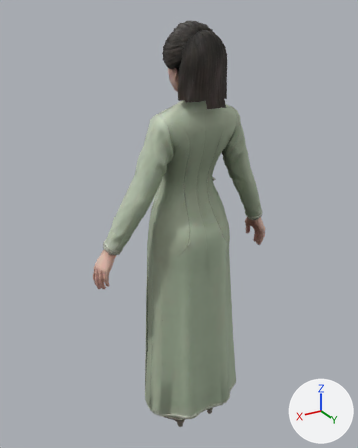
A saved change to the glTF model assets/models/lanh.glb.
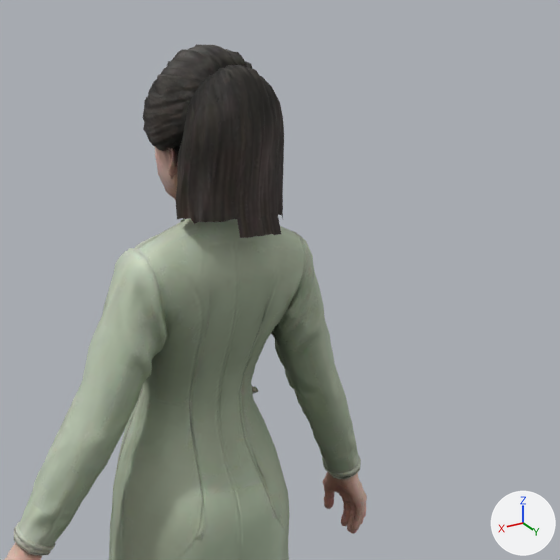
Each version appears first whole from a 50 mm camera at (0.547, 0.858, 0.977) aimed at (0.015, -0.028, 0.534), and next in a close-up on the part from 27% to 99% of the width and 0% to 57% of the height. The lights are fixed; the arrows at lower right show +X, +Y and +Z. The last two pictures show the newer version. Vertices at exactly the same position are counted once.

Objects in the first close-up: 'tripo_node_592e58f4-48ba-478d-adef-c2f503a419ab', 'tripo_node_5fddd148-0528-42b6-88d8-6da7d5ac3bc6'.
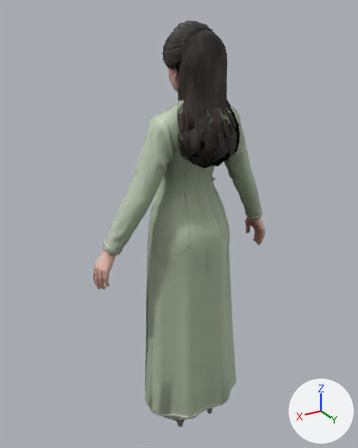
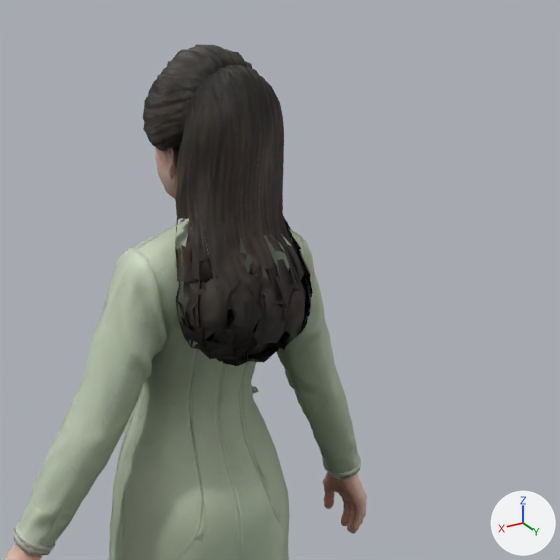
The change, as a list of edits to the scene's bpy script:
```text
Change me_tripo_mesh_5fddd148_0528_42b6_88d8_6da7d5ac3bc6:
    used by ob_tripo_node_5fddd148_0528_42b6_88d8_6da7d5ac3bc6; location = (0.0, 0.0, 0.0)
    remove me_tripo_mesh_5fddd148_0528_42b6_88d8_6da7d5ac3bc6.from_pydata(...)  # 1897 vertices, 3729 faces; spans x -0.057..0.057, y -0.068..0.076, z 0.8..0.959
    add me_tripo_mesh_5fddd148_0528_42b6_88d8_6da7d5ac3bc6.from_pydata(...)  # 2477 vertices, 4326 faces; spans x -0.069..0.069, y -0.068..0.11, z 0.687..0.959
    me_tripo_mesh_5fddd148_0528_42b6_88d8_6da7d5ac3bc6 part 1: 580 vertices added at x -0.069..0.069, y 0.03..0.11, z 0.687..0.814
```

Where the change shows, as pixel boxes [x1, y1, x2, y2] in the close-ups (560 x 560 px):
'tripo_node_5fddd148-0528-42b6-88d8-6da7d5ac3bc6', reshaped (20% wider, 66% taller): before [143, 44, 284, 238]; after [143, 44, 313, 366]
part 1 of me_tripo_mesh_5fddd148_0528_42b6_88d8_6da7d5ac3bc6, added: after [175, 214, 313, 366]
